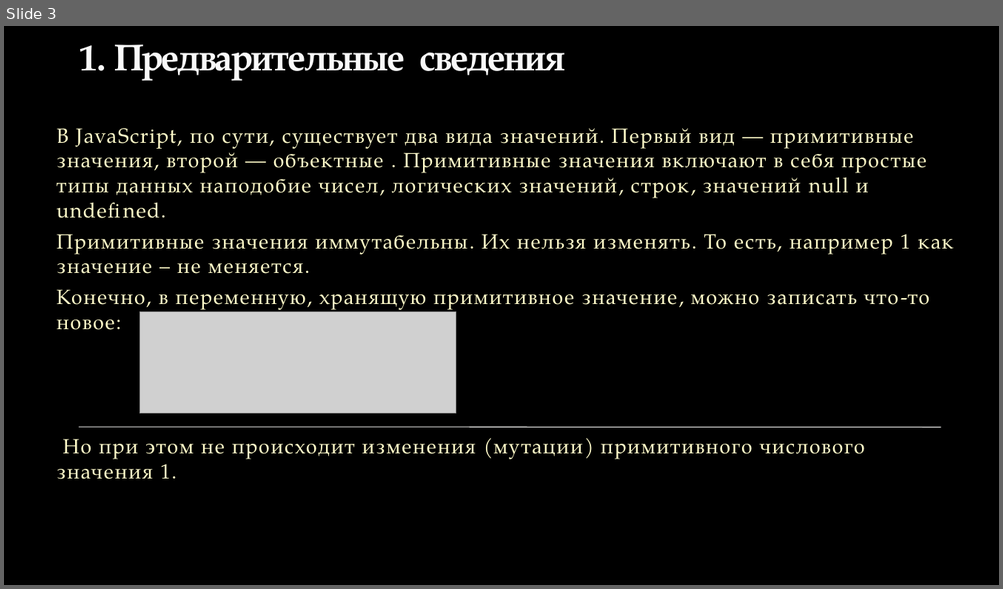
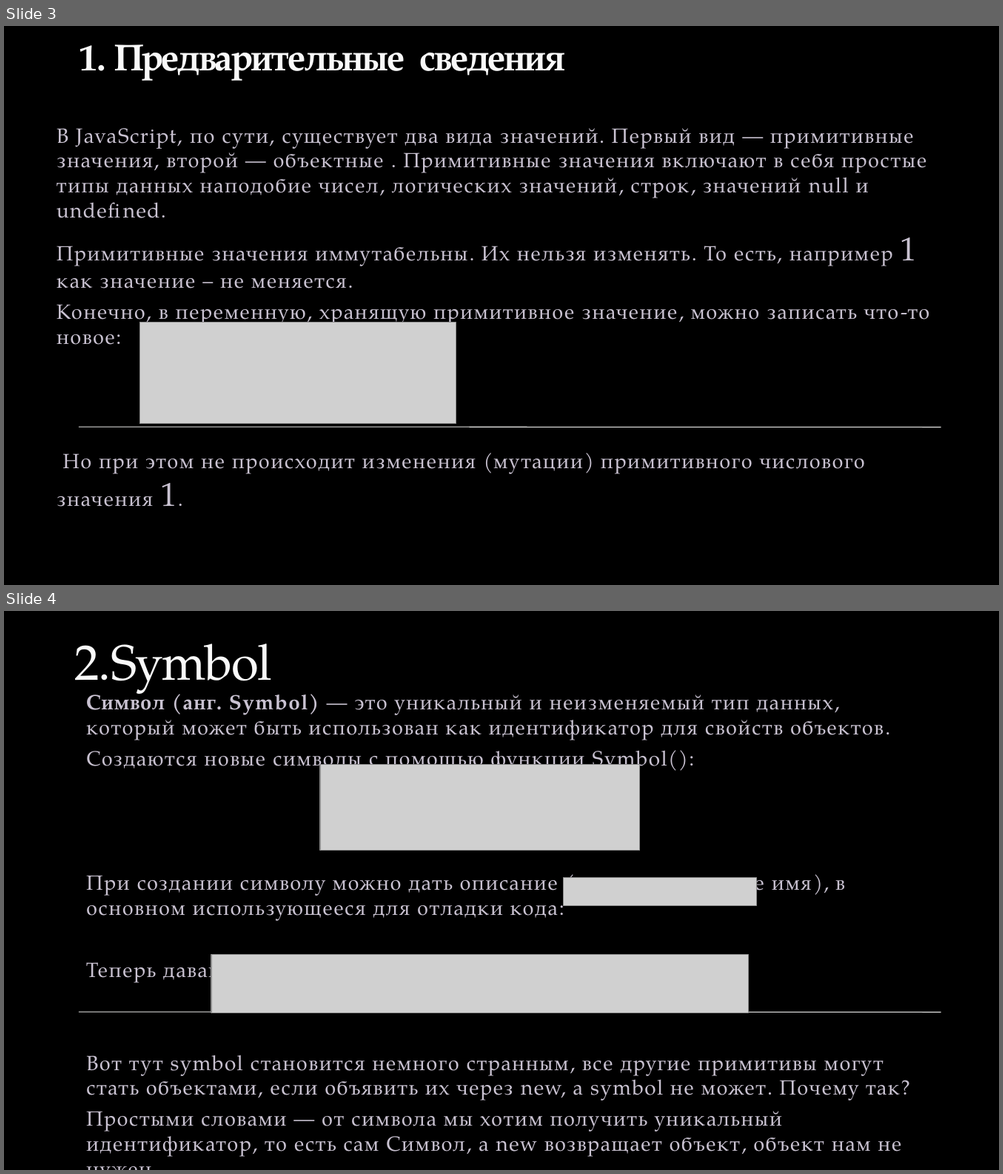
Before and after one commit to Vovan1608/internship, a slide deck: Symbol type.pptx. Shown one above the other, each under a label of ours: slide 3 before the commit, slides 3 and 4 after it. The pictures are 1003x589 and 1003x1174 pixels, drawn with LibreOffice and Linux fonts; fonts in the diff are those of the drawing; grey boxes stand for pictures; background and template pictures are left out. Boxes give left, top, right and bottom in pixels: in the first picture for what was removed or moved away, otherwise in the second. Text is boxed around its words. In the diff, an @@ line names an element or a change of style, - is before the commit and + after.

Commit message:
save Symbol

```diff
--- a/Symbol type.pptx
+++ b/Symbol type.pptx
@@ slide 4 added at [4,611,999,1170], background picture (left out); not listed: 1 template element that a slide beside it also shows @@
@@ title added at [74,644,272,699], 48 pt, text #F9F9F9 @@
+2.Symbol
@@ text added at [86,689,901,1156], 20 pt, text #C9C2D1 @@
+Символ (анг. Symbol) — это уникальный и неизменяемый тип данных, который может быть использован как идентификатор для свойств объектов.
+Создаются новые символы с помощью функции Symbol():
+При создании символу можно дать описание (также называемое имя), в основном использующееся для отладки кода:
+Теперь давайте посложнее.
+Вот тут symbol становится немного странным, все другие примитивы могут стать объектами, если объявить их через new, а symbol не может. Почему так?
+Простыми словами — от символа мы хотим получить уникальный идентификатор, то есть сам Символ, а new возвращает объект, объект нам не нужен.
@@ picture added at [320,765,640,851] @@
@@ picture added at [563,878,756,906] @@
@@ picture added at [211,955,748,1013] @@
@@ slide 3 changed as well @@
@@ text "В JavaScript, по сути, существует ..." at [57,128,930,507]: text colour #FEFAC9 to #C9C2D1; size 20 to 32 pt in "1", "1." @@
@@ picture: place and size @@
-picture at [140,312,456,413]
+picture at [140,322,456,423]
```
Also in this commit, not shown: 2 other slides changed, 8 other slides added.
